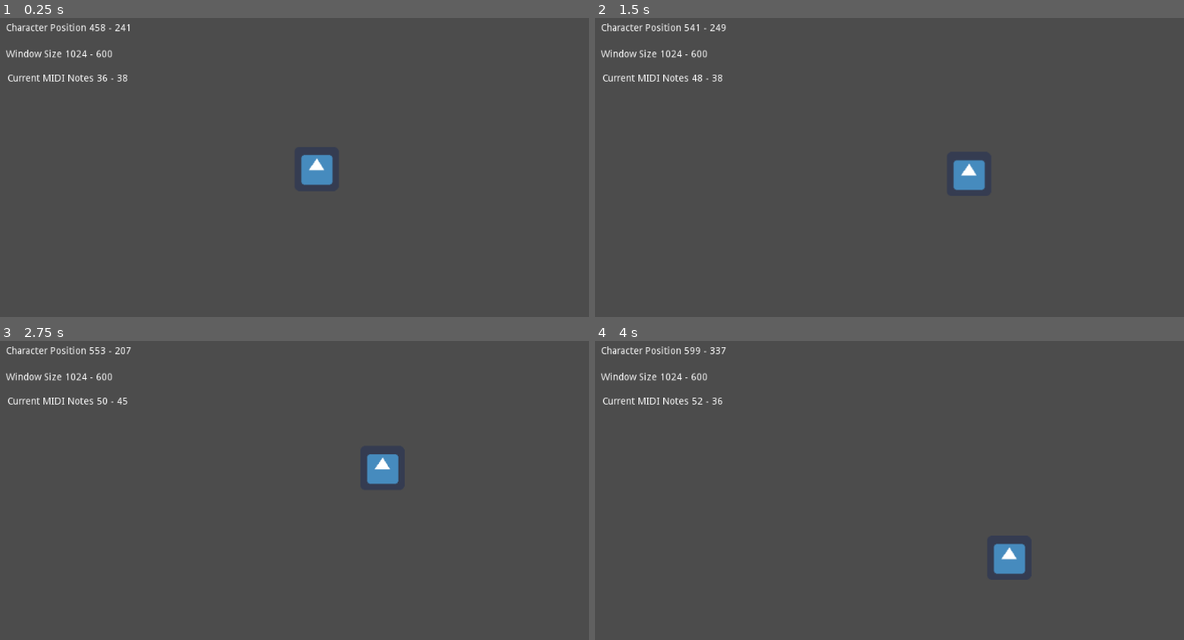
Above: before the commit, frames 1-4 (two rows, left to right).
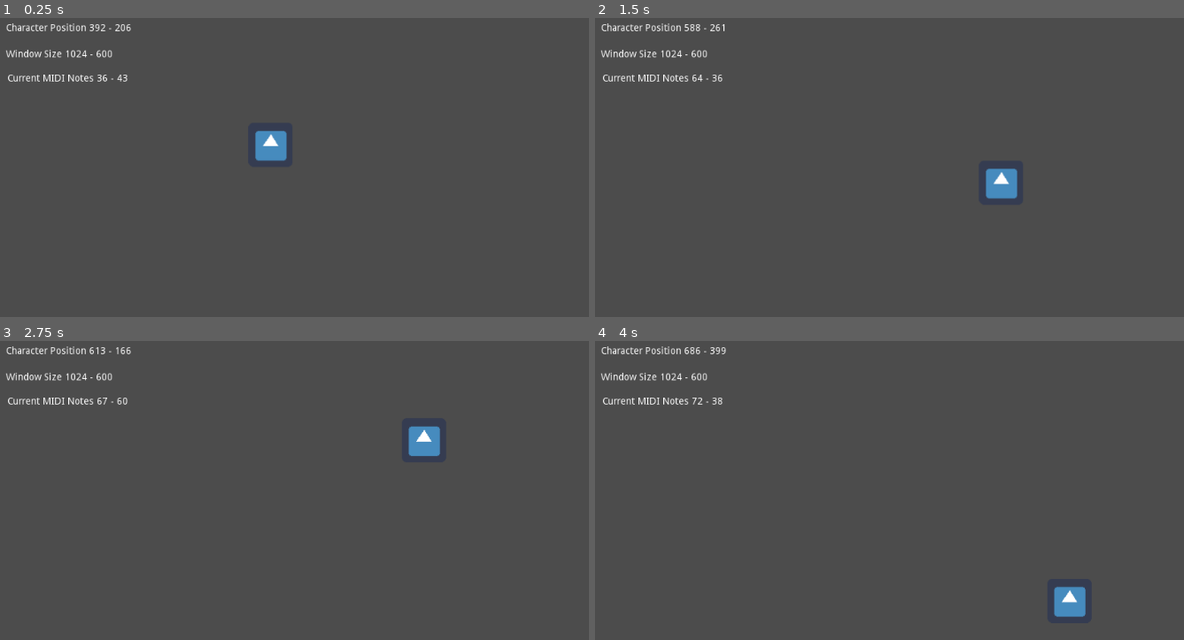
Above: after the commit, the same moments.

Repository: DomDumont/MusicExperiment
Game: Godot game, scene res://MainNode.tscn
Two runs of this game, one before a commit and one after it. Both use one fixed random seed, a clock stepped at 60 frames per second and the inputs below. The engine's default icon, where the game draws it, is replaced by a stand-in: a white triangle on a blue panel in a dark square.
Inputs (mouse positions are in pixels of both pictures, inside the frame that each line leads up to):
- Up to frame 1 (0.25 s): no input
- Up to frame 2 (1.5 s): move the mouse to (1101, 188) at 0.52 s; press the mouse at (1101, 188) at 0.53 s; move the mouse to (807, 230) at 1.27 s; release the mouse at (807, 230) at 1.28 s; click (807, 230) at 1.35 s
- Up to frame 3 (2.75 s): move the mouse to (424, 439) at 2.02 s; press the mouse at (424, 439) at 2.03 s
- Up to frame 4 (4 s): move the mouse to (913, 616) at 2.77 s; release the mouse at (913, 616) at 2.78 s; click (913, 616) at 2.85 s; move the mouse to (1160, 595) at 3.52 s; press the mouse at (1160, 595) at 3.53 s

The runs differ from the first frame. In frame 1, 1.2% of the frame differs, in the area x 15-57%, y 2-56%; in frame 2, 1.2%; in frame 3, 1.2%; in frame 4, 1.2%.

Commit message:
change speed to test

Diff:
--- a/Character.gd
+++ b/Character.gd
@@ -1,6 +1,6 @@
 extends KinematicBody2D
 
-export (int) var speed = 200
+export (int) var speed = 500
 
 var target = Vector2()
 var velocity = Vector2()
--- a/MainNode.gd
+++ b/MainNode.gd
@@ -46,7 +46,7 @@
 func BuildPentaScale():
 	for i in range(36,120):
 		if FilterCurrentNote(i,scale_penta):
-			print(i)
+			# print(i)
 			full_scale_penta.append(i)
 	pass
 
--- a/MainNode.tscn
+++ b/MainNode.tscn
@@ -226,7 +226,7 @@
 max_notes = 8
 
 [node name="Timer" type="Timer" parent="."]
-wait_time = 0.4
+wait_time = 0.2
 autostart = true
 
 [node name="Character" parent="." instance=ExtResource( 20 )]
